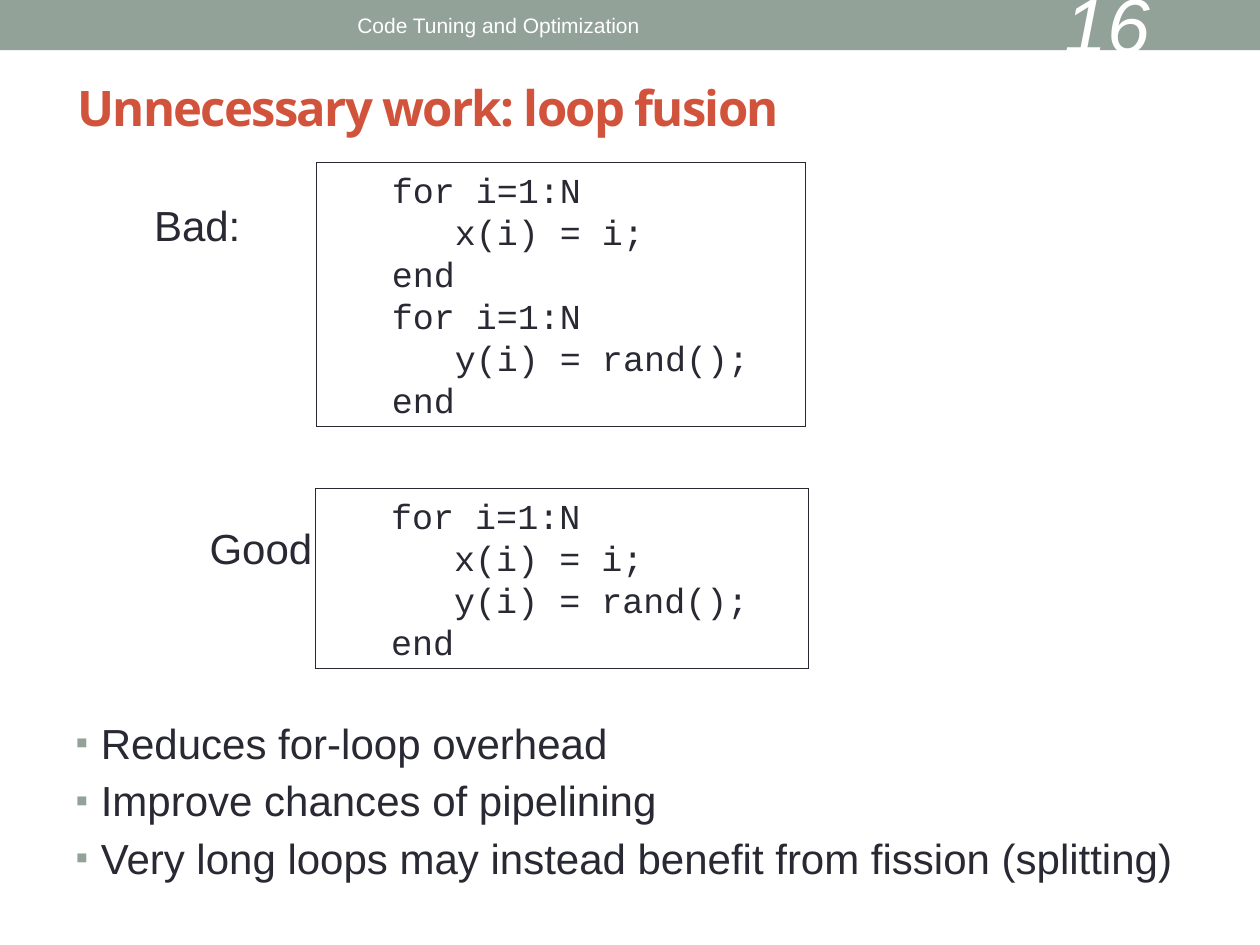
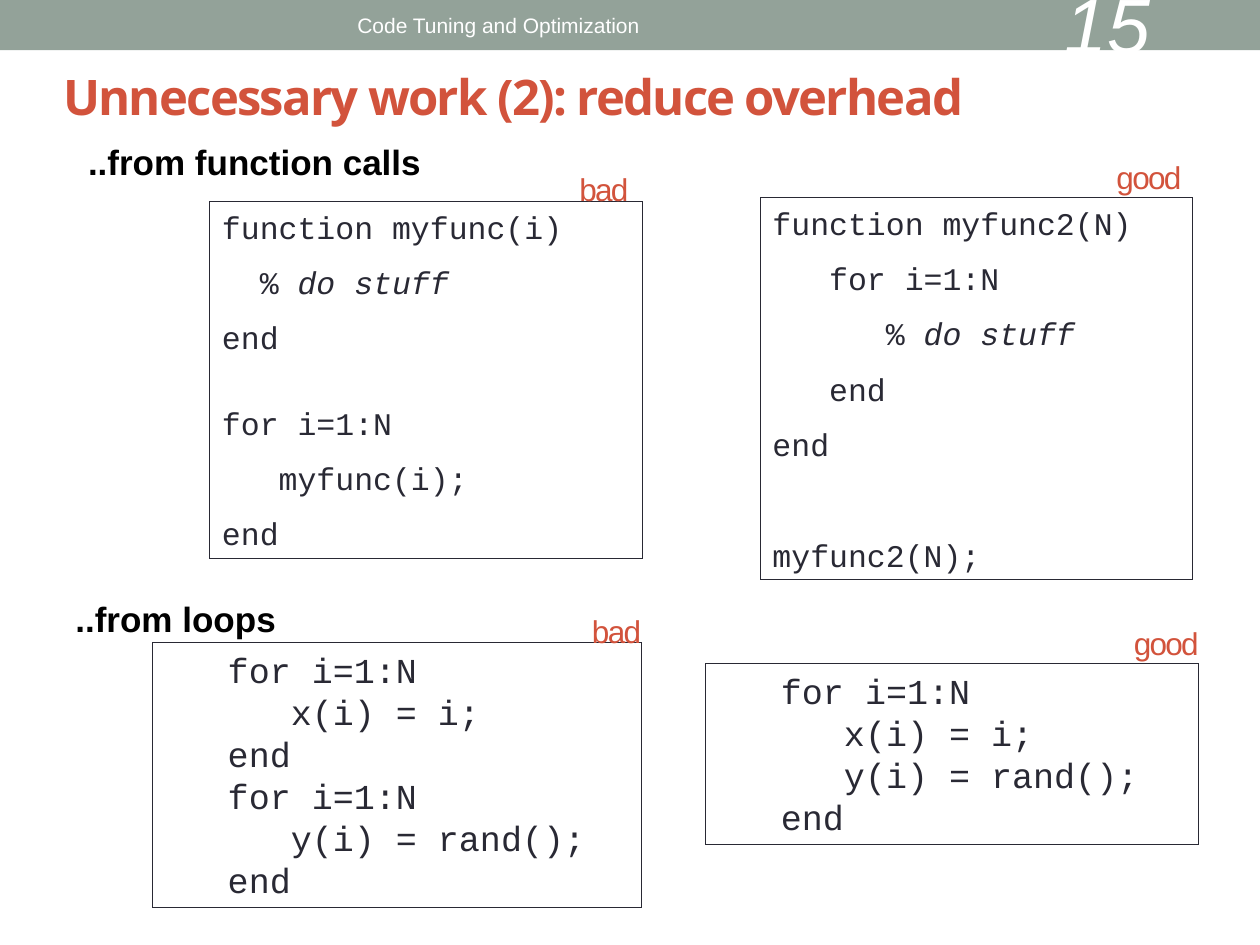
Before and after one commit to keithfma/bu_tutorial_matlab_performance, a slide deck: slide 15 of slides.odp (slide 16 before the commit). Drawn at 1260x945 pixels with LibreOffice and Linux fonts; fonts in the diff are those of the drawing. Boxes give left, top, right and bottom in pixels: in the first picture for what was removed or moved away, otherwise in the second. Text is boxed around its words. In the diff, an @@ line names an element or a change of style, - is before the commit and + after.

```diff
--- a/slides.odp
+++ b/slides.odp
@@ page number at (x1=1064, y1=0, x2=1150, y2=68): text changed @@
-16
+15
@@ title at (x1=63, y1=77, x2=963, y2=127): text changed @@
-Unnecessary work: loop fusion
+Unnecessary work (2): reduce overhead
@@ text added at (x1=88, y1=149, x2=421, y2=176), 20 pt, text #000000, bold @@
+..from function calls
@@ text added at (x1=579, y1=178, x2=628, y2=202), 18 pt, text #D2533C @@
+bad
@@ text added at (x1=1116, y1=166, x2=1181, y2=195), 18 pt, text #D2533C @@
+good
@@ rectangle added at (x1=209, y1=202, x2=643, y2=558), fill #FFFFFF, outline #292934 0.51 pt, 18 pt, text #292934 @@
+function myfunc(i)
+% do stuff
+end
+for i=1:N
+myfunc(i);
+end
@@ rectangle added at (x1=760, y1=198, x2=1192, y2=580), fill #FFFFFF, outline #292934 0.51 pt, 18 pt, text #292934 @@
+function myfunc2(N)
+for i=1:N
+% do stuff
+end
+end
+myfunc2(N);
@@ text removed at (x1=101, y1=210, x2=1172, y2=882) @@
-Bad:
-Good:
-▪ Reduces for-loop overhead
-▪ Improve chances of pipelining
-▪ Very long loops may instead benefit from fission (splitting)
@@ text added at (x1=75, y1=606, x2=275, y2=639), 20 pt, text #000000, bold @@
+..from loops
@@ text added at (x1=592, y1=620, x2=641, y2=644), 18 pt, text #D2533C @@
+bad
@@ rectangle "for i=1:N" moved from (x1=316, y1=163, x2=806, y2=427) to (x1=152, y1=643, x2=643, y2=907) @@
@@ text added at (x1=1134, y1=632, x2=1199, y2=661), 18 pt, text #D2533C @@
+good
@@ rectangle "for i=1:N" moved from (x1=316, y1=489, x2=809, y2=669) to (x1=706, y1=664, x2=1198, y2=844) @@
```
Also in this commit, not shown: 17 other slides changed, 6 slides added, 15 slides removed, 1 other file.
